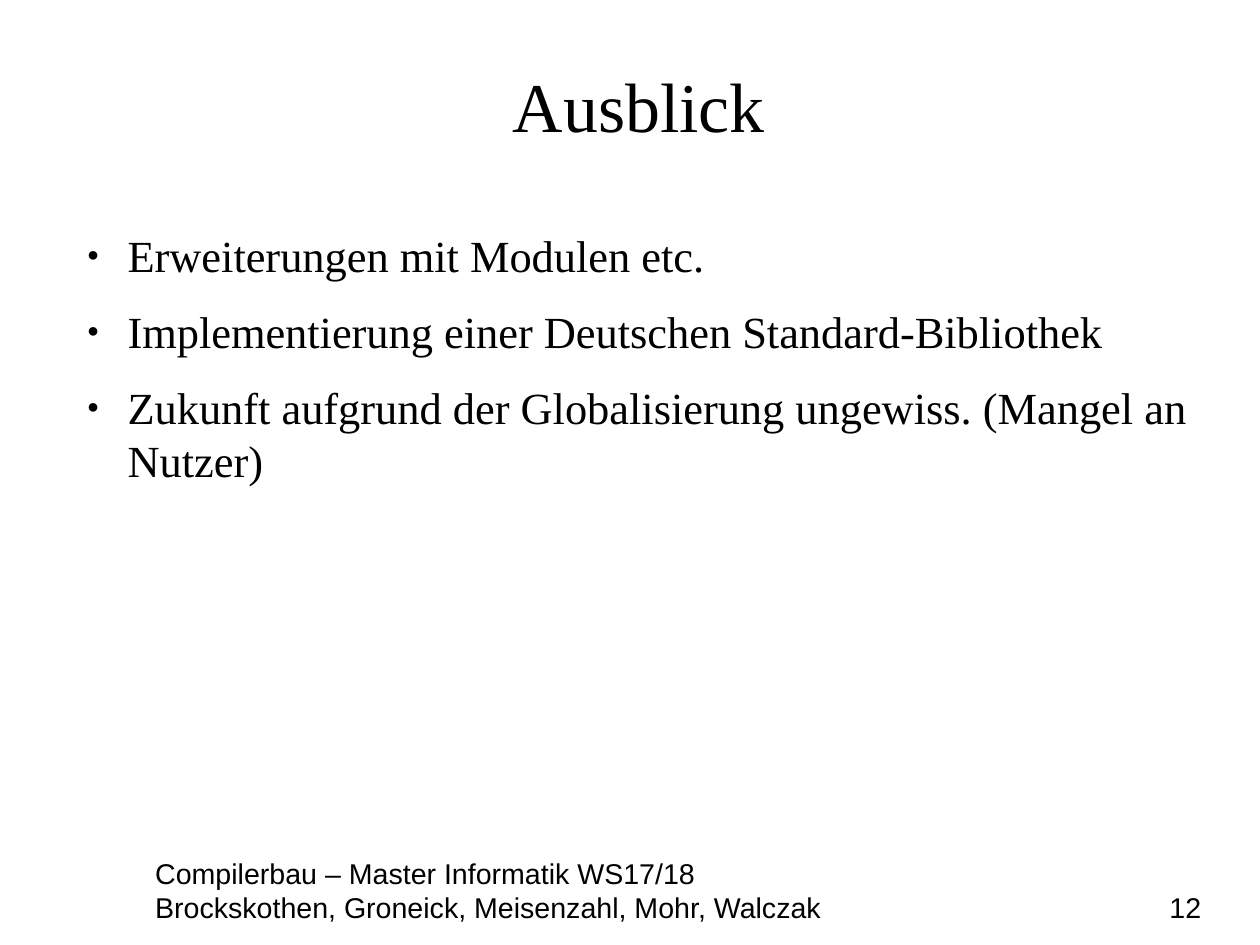
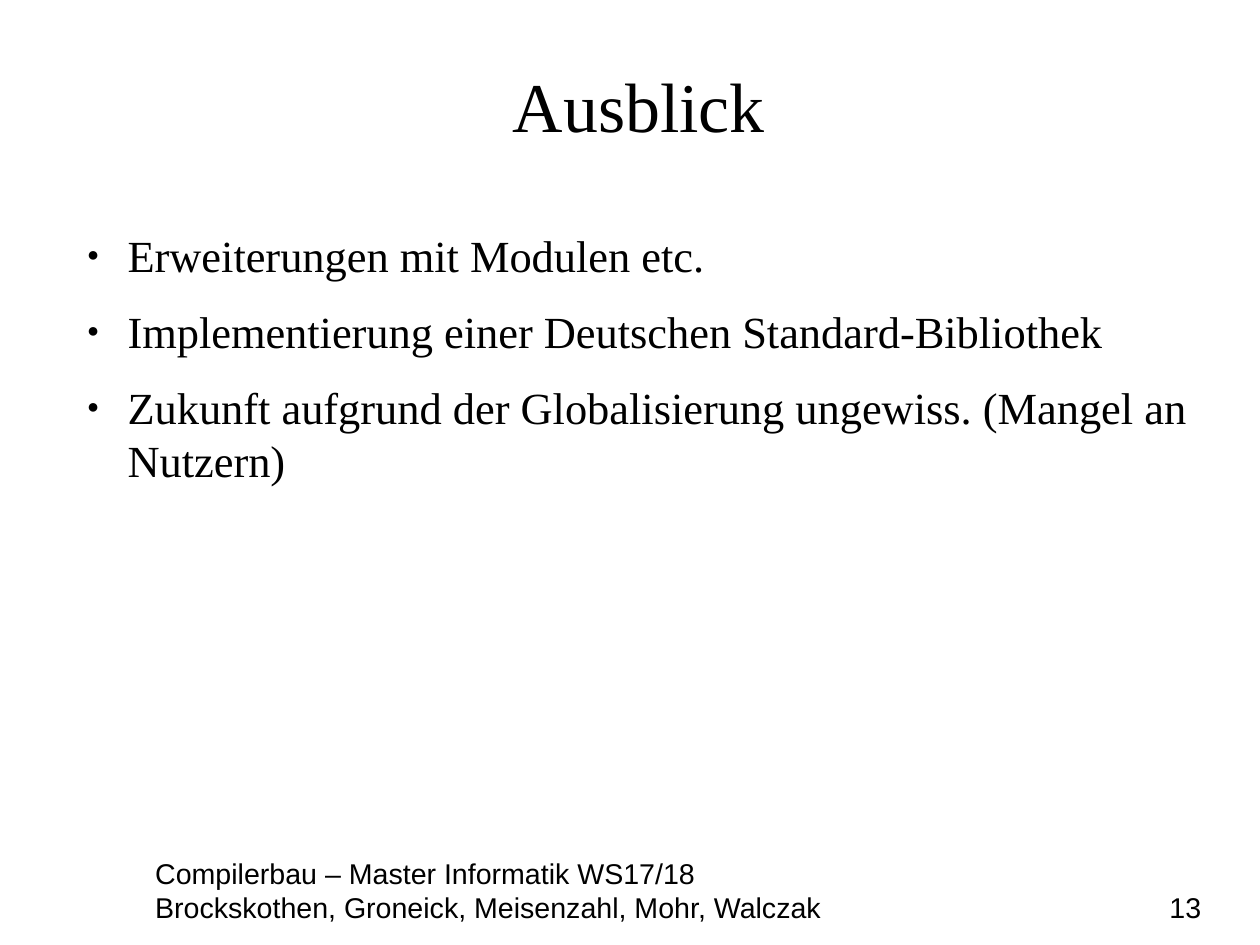
Before and after one commit to MasterInformatikHsBochum/Eine-deutsche-Praesentation, a slide deck: slide 13 of Präsentation.odp (slide 12 before the commit). Drawn at 1260x945 pixels with LibreOffice and Linux fonts; fonts in the diff are those of the drawing; background and template pictures are left out. Boxes give left, top, right and bottom in pixels: in the first picture for what was removed or moved away, otherwise in the second. Text is boxed around its words. In the diff, an @@ line names an element or a change of style, - is before the commit and + after.

```diff
--- a/Präsentation.odp
+++ b/Präsentation.odp
@@ text at (x1=128, y1=392, x2=1186, y2=486): text changed @@
-● Zukunft aufgrund der Globalisierung ungewiss. (Mangel an Nutzer)
+● Zukunft aufgrund der Globalisierung ungewiss. (Mangel an Nutzern)
@@ text at (x1=155, y1=897, x2=1201, y2=922): text changed @@
-Brockskothen, Groneick, Meisenzahl, Mohr, Walczak 12
+Brockskothen, Groneick, Meisenzahl, Mohr, Walczak 13
```
Also in this commit, not shown: 1 other slide changed, 1 slide added, 1 other file.
